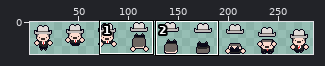
Two versions of one sprite sheet, Design/DodgeRoll/Front/Bush-DodgeRoll-Front-Sheet.png. The first picture is a wide view before the edit; the outline marks the close-up.
Close-up. First the earlier version:
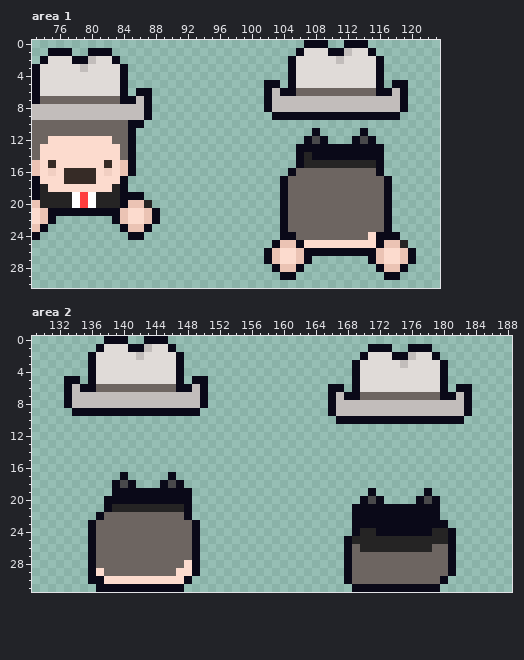
The file is 288x32 pixels. Shown: area 1: x 73..123, y 0..30; area 2: x 129..188, y 0..31. The wide view leaves out empty margins. The commit also changed other parts of the picture, which this record leaves out.
The result:
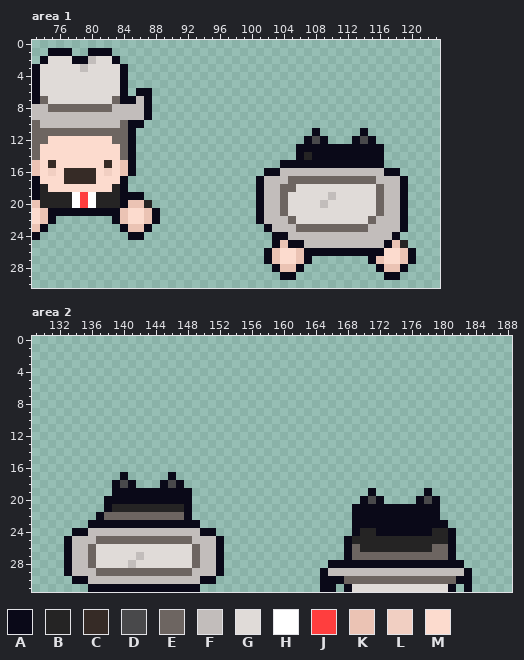
Palette (. is transparent): A #0a0918  B #252424  C #362b26  D #49494b  E #6d6561  F #c2bdbb  G #e0dbd8  H #ffffff  J #ff3e3e  K #ebc3b4  L #f1cfc2  M #fcdbce
Edits made:
Area 1:
y 0: x 107..109 AAA -> ...; x 112..114 AAA -> ...
y 1: x 106..115 AGGGAAFGGA -> ..........
y 2: x 105..116 AGGGGGFGGGGA -> ............
y 3..4: x 105..116 AGGGGGGGGGGA -> ............
y 5: x 102..103 AA -> ..; x 105..116 AGGGGGGGGGGA -> ............; x 118..119 AA -> ..
y 6: x 102..119 AFAAEEEEEEEEEEAAFA -> ..................
y 7: x 75..82 EEEEEEEE -> GGGGGGGG; x 102..119 AFFFFFFFFFFFFFFFFA -> ..................
y 8: x 75..82 FFFFFFFF -> EEEEEEEE; x 102..119 AFFFFFFFFFFFFFFFFA -> ..................
y 9: x 103..118 AAAAAAAAAAAAAAAA -> ................
y 10: x 74..83 EEEEEEEEEE -> FFFFFFFFFF
y 15: x 104..105 .. -> AA; x 107..115 BBBBBBBBB -> AAAAAAAAA
y 16: x 102..118 ...AEEEEEEEEEEA.. -> AAFFFFFFFFFFFFFAA
y 17: x 101..104 ...A -> AFFF; x 116..119 EA.. -> FFFA
y 18: x 101..104 ...A -> AFFE; x 106..115 EEEEEEEEEE -> GGGGGGGGGG; x 117..119 A.. -> FFA
y 19: x 101..115 ...AEEEEEEEEEEE -> AFFEGGGGGFGGGGG; x 117..119 A.. -> FFA
y 20: x 101..115 ...AEEEEEEEEEEE -> AFFEGGGGFGGGGGG; x 117..119 A.. -> FFA
y 21: x 101..115 ...AEEEEEEEEEEE -> AFFEGGGGGGGGGGG; x 117..119 A.. -> FFA
y 22: x 101..104 ...A -> AFFF; x 106..114 EEEEEEEEE -> GGGGGGGGG; x 116..119 EA.. -> FFFA
y 23: x 102..105 ..AE -> AFFF; x 115..119 EEA.. -> FFFFA
y 24: x 103 . -> A; x 105..117 AEEEEEEEEEMAA -> FFFFFFFFFFFFF
y 25: x 105 K -> A; x 107..117 MMMMMMMMMAK -> FFFFFFFFFFA
y 26: x 116 K -> A
Area 2:
y 0: x 138..140 AAA -> ...; x 143..145 AAA -> ...
y 1: x 137..146 AGGGAAFGGA -> ..........; x 171..173 AAA -> ...; x 176..178 AAA -> ...
y 2: x 136..147 AGGGGGFGGGGA -> ............; x 170..179 AGGGAAFGGA -> ..........
y 3: x 136..147 AGGGGGGGGGGA -> ............; x 169..180 AGGGGGFGGGGA -> ............
y 4: x 136..147 AGGGGGGGGGGA -> ............; x 169..180 AGGGGGGGGGGA -> ............
y 5: x 133..134 AA -> ..; x 136..147 AGGGGGGGGGGA -> ............; x 149..150 AA -> ..; x 169..180 AGGGGGGGGGGA -> ............
y 6: x 133..150 AFAAEEEEEEEEEEAAFA -> ..................; x 166..167 AA -> ..; x 169..180 AGGGGGGGGGGA -> ............; x 182..183 AA -> ..
y 7: x 133..150 AFFFFFFFFFFFFFFFFA -> ..................; x 166..183 AFAAEEEEEEEEEEAAFA -> ..................
y 8: x 133..150 AFFFFFFFFFFFFFFFFA -> ..................; x 166..183 AFFFFFFFFFFFFFFFFA -> ..................
y 9: x 134..149 AAAAAAAAAAAAAAAA -> ................; x 166..183 AFFFFFFFFFFFFFFFFA -> ..................
y 10: x 167..182 AAAAAAAAAAAAAAAA -> ................
y 23: x 137..148 EEEEEEEEEEEE -> AAAAAAAAAAAA
y 24: x 134..151 ..AEEEEEEEEEEEEA.. -> AAFFFFFFFFFFFFFFAA
y 25: x 133..136 ...A -> AFFF; x 149..152 A... -> FFFA
y 26: x 133..152 ...AEEEEEEEEEEEEA... -> AFFEGGGGGGGGGGGGEFFA
y 27: x 133..152 ...AEEEEEEEEEEEEA... -> AFFEGGGGGFGGGGGGEFFA
y 28: x 133..152 ...AEEEEEEEEEEEMA... -> AFFEGGGGFGGGGGGGEFFA; x 166..167 .. -> AA; x 169..180 EEEEEEEEEEEE -> AAAAAAAAAAAA; x 182 . -> A
y 29: x 133..137 ...AM -> AFFFE; x 147..152 MMA... -> EEFFFA; x 165..183 ...AEEEEEEEEEEEEA.. -> AFFFFFFFFFFFFFFFFFA
y 30: x 134..151 ..AAMMMMMMMMMMA... -> AAFFFFFFFFFFFFFFAA; x 165..168 ...A -> AAAE; x 180..183 A... -> EEAA
y 31: x 136 . -> A; x 148..149 .. -> AA; x 165..166 .. -> AA; x 168..181 .AAAAAAAAAAA.. -> AGGGGGGGGGGGGA; x 183 . -> A
Changed places in both close-ups, as pixel boxes (x1, y1, x2, y2):
erased: (264, 40, 408, 120)
changed: (40, 96, 120, 128)
changed: (256, 160, 408, 256)
erased: (64, 336, 208, 416)
erased: (328, 344, 472, 424)
changed: (64, 520, 224, 592)
changed: (320, 560, 472, 592)
